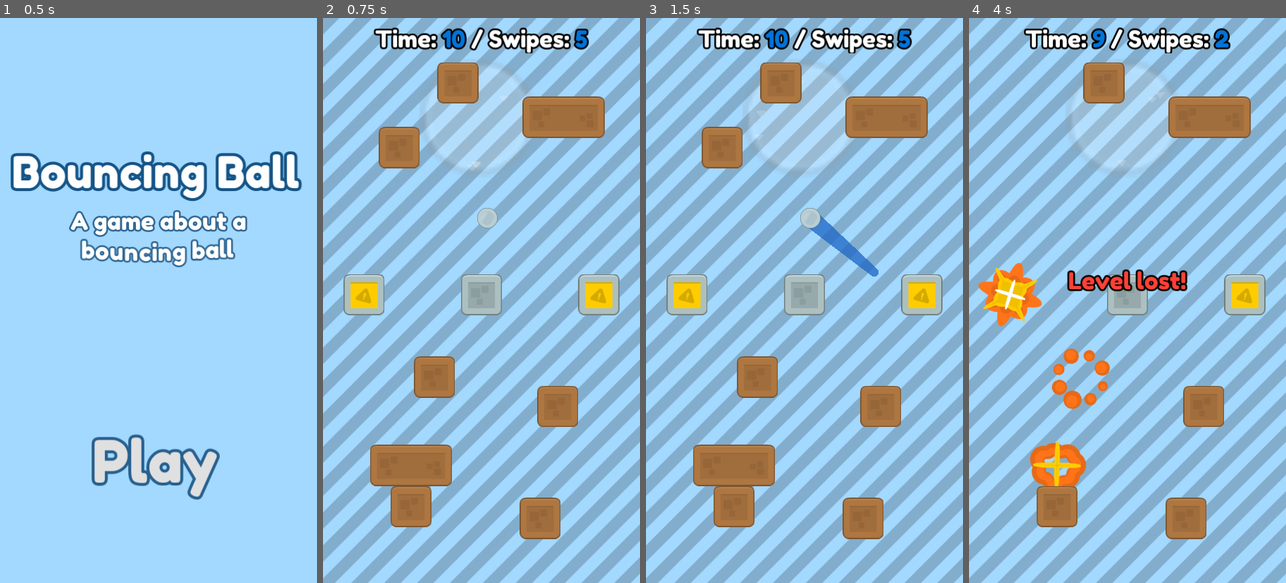
Above: before the commit, frames 1-4 (left to right).
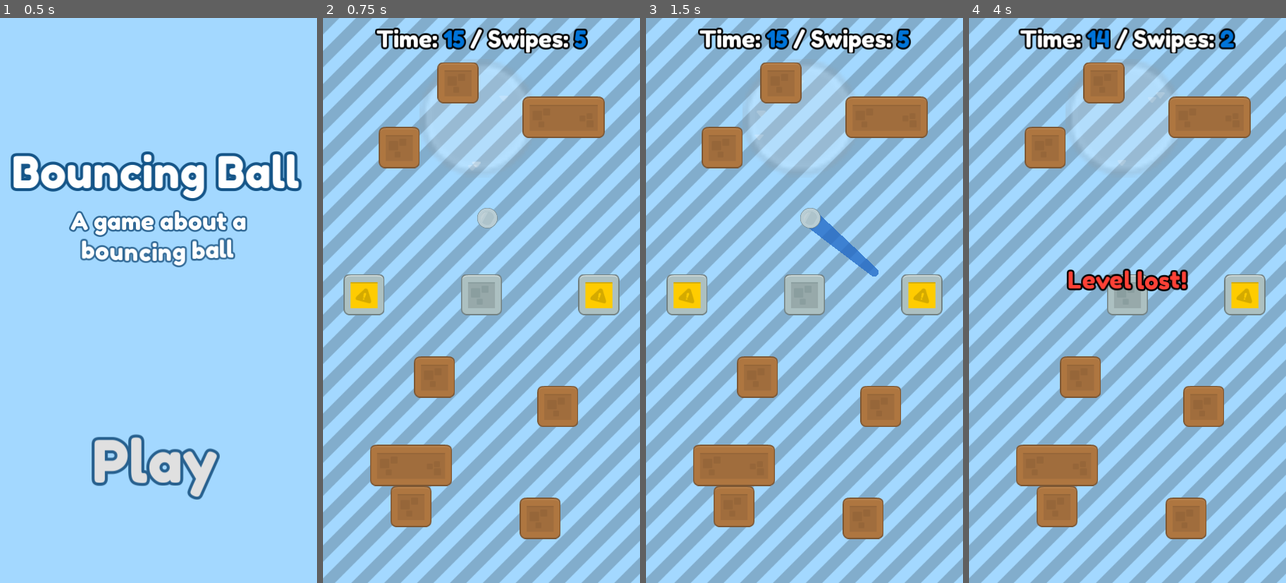
Above: after the commit, the same moments.

Repository: anissen/bouncing-ball
Game: Godot game, scene res://Menu.tscn
Two runs of this game, one before a commit and one after it. Both use one fixed random seed, a clock stepped at 60 frames per second and the inputs below.
Inputs (mouse positions are in pixels of both pictures, inside the frame that each line leads up to):
- Up to frame 1 (0.5 s): no input
- Up to frame 2 (0.75 s): click "Play" at 0.5 s
- Up to frame 3 (1.5 s): tap Enter at 1.25 s; move the mouse to (874, 272) at 1.27 s; press the mouse at (874, 272) at 1.28 s
- Up to frame 4 (4 s): tap R (restart) at 2 s; move the mouse to (1064, 328) at 2.02 s; release the mouse at (1064, 328) at 2.03 s; click (1064, 328) at 2.1 s; move the mouse to (1159, 176) at 2.77 s; press the mouse at (1159, 176) at 2.78 s; move the mouse to (1111, 413) at 3.52 s; release the mouse at (1111, 413) at 3.53 s; click (1111, 413) at 3.6 s

Frame 1 is identical in both runs. In frame 2, 1.1% of the frame differs, in the area x 16-84%, y 1-7%; in frame 3, 1.1%; in frame 4, 7.8%, in the area x 2-85%, y 1-83%.

Commit message:
Tweaks

Diff:
--- a/Main.gd
+++ b/Main.gd
@@ -8,6 +8,7 @@
 
 onready var explosion_scene := preload("res://Explosion.tscn")
 export (Array, PackedScene) var level_scenes
+var game_over := false
 
 func _ready() -> void:
 	load_level()
@@ -26,7 +27,7 @@
 func _input(event :InputEvent):
 	if !get_node_or_null("GameStuff/Ball"): return
 
-	if event.is_action_pressed("ui_touch") and swipes < 6:
+	if event.is_action_pressed("ui_touch") and swipes < 5:
 		is_swiping = true
 		$GameStuff/Line2D.visible = true
 		Engine.time_scale = 0.2
@@ -36,7 +37,7 @@
 		Engine.time_scale = 1
 		$GameStuff/Line2D.visible = false
 		var diff = event.position - $GameStuff/Ball.position
-		$GameStuff/Ball.apply_central_impulse(diff * 5)
+		$GameStuff/Ball.apply_central_impulse(diff * 3)
 		update_label()
 
 	if event.is_action_released("restart"):
@@ -52,7 +53,7 @@
 		$GameStuff/Line2D.set_point_position(1, $GameStuff/Ball.position)
 
 func update_label():
-	var time_left = 10 - elapsed_seconds;
+	var time_left = 15 - elapsed_seconds
 	if time_left < 0: time_left = 0
 	var time_color = "#0074D9" if time_left > 0 else "#FF4136"
 	var swipes_left = 5 - swipes
@@ -91,8 +92,10 @@
 	update_label()
 
 func game_over(won):
+	if game_over: return
+	game_over = true
 	Engine.time_scale = 1
-	$GameStuff/Ball.queue_free()
+	if get_node_or_null("GameStuff/Ball"): $GameStuff/Ball.queue_free()
 	if won: $GameStuff/LevelWonMessage.show()
 	else: $GameStuff/LevelLostMessage.show()
 
--- a/levels/Level1.tscn
+++ b/levels/Level1.tscn
@@ -1,6 +1,5 @@
-[gd_scene load_steps=10 format=2]
+[gd_scene load_steps=9 format=2]
 
-[ext_resource path="res://Block.gd" type="Script" id=1]
 [ext_resource path="res://art/blocks/wood/elementWood011.png" type="Texture" id=2]
 [ext_resource path="res://art/grey_circle.png" type="Texture" id=3]
 [ext_resource path="res://art/blocks/stone/elementStone011.png" type="Texture" id=4]
@@ -39,82 +38,49 @@
 scale = Vector2( 5.6, 5.6 )
 texture = ExtResource( 3 )
 
-[node name="Block" type="StaticBody2D" parent="." groups=[
-"Blocks",
-] instance=ExtResource( 8 )]
+[node name="Block" parent="." instance=ExtResource( 8 )]
 position = Vector2( 130, 220 )
-script = ExtResource( 1 )
 texture = ExtResource( 6 )
 
-[node name="Block8" type="StaticBody2D" parent="." groups=[
-"Blocks",
-] instance=ExtResource( 8 )]
+[node name="Block8" parent="." instance=ExtResource( 8 )]
 position = Vector2( 230, 110 )
-script = ExtResource( 1 )
 texture = ExtResource( 6 )
 
-[node name="Block9" type="StaticBody2D" parent="." groups=[
-"Blocks",
-] instance=ExtResource( 8 )]
+[node name="Block9" parent="." instance=ExtResource( 8 )]
 position = Vector2( 190, 610 )
-script = ExtResource( 1 )
 texture = ExtResource( 6 )
 
-[node name="Block2" type="StaticBody2D" parent="." groups=[
-"Blocks",
-] instance=ExtResource( 8 )]
+[node name="Block2" parent="." instance=ExtResource( 8 )]
 position = Vector2( 410, 168.682 )
-script = ExtResource( 1 )
 texture = ExtResource( 2 )
 
-[node name="Block3" type="StaticBody2D" parent="." groups=[
-"Blocks",
-] instance=ExtResource( 8 )]
+[node name="Block3" parent="." instance=ExtResource( 8 )]
 position = Vector2( 370, 850 )
-script = ExtResource( 1 )
 texture = ExtResource( 6 )
 
-[node name="Block7" type="StaticBody2D" parent="." groups=[
-"Blocks",
-] instance=ExtResource( 8 )]
+[node name="Block7" parent="." instance=ExtResource( 8 )]
 position = Vector2( 400, 660 )
-script = ExtResource( 1 )
 texture = ExtResource( 6 )
 
-[node name="Block4" type="StaticBody2D" parent="." groups=[
-"Blocks",
-] instance=ExtResource( 8 )]
+[node name="Block4" parent="." instance=ExtResource( 8 )]
 position = Vector2( 150, 760 )
-script = ExtResource( 1 )
 texture = ExtResource( 2 )
 
-[node name="Block5" type="StaticBody2D" parent="." groups=[
-"Blocks",
-] instance=ExtResource( 8 )]
+[node name="Block5" parent="." instance=ExtResource( 8 )]
 position = Vector2( 150, 830 )
-script = ExtResource( 1 )
 texture = ExtResource( 6 )
 
-[node name="Block6" type="StaticBody2D" parent="." groups=[
-"Blocks",
-] instance=ExtResource( 8 )]
+[node name="Block6" parent="." instance=ExtResource( 8 )]
 position = Vector2( 270, 470 )
-script = ExtResource( 1 )
 texture = ExtResource( 4 )
 destructable = false
 
-[node name="ExplosiveBlock" type="StaticBody2D" parent="." groups=[
-"Blocks",
-] instance=ExtResource( 8 )]
+[node name="ExplosiveBlock" parent="." instance=ExtResource( 8 )]
 position = Vector2( 470, 470 )
-script = ExtResource( 1 )
 texture = ExtResource( 5 )
 type = 1
 
-[node name="ExplosiveBlock2" type="StaticBody2D" parent="." groups=[
-"Blocks",
-] instance=ExtResource( 8 )]
+[node name="ExplosiveBlock2" parent="." instance=ExtResource( 8 )]
 position = Vector2( 70, 470 )
-script = ExtResource( 1 )
 texture = ExtResource( 5 )
 type = 1
--- a/levels/Level2.tscn
+++ b/levels/Level2.tscn
@@ -1,6 +1,5 @@
-[gd_scene load_steps=10 format=2]
+[gd_scene load_steps=9 format=2]
 
-[ext_resource path="res://Block.gd" type="Script" id=1]
 [ext_resource path="res://art/blocks/wood/elementWood011.png" type="Texture" id=2]
 [ext_resource path="res://art/grey_circle.png" type="Texture" id=3]
 [ext_resource path="res://art/blocks/stone/elementStone011.png" type="Texture" id=4]
@@ -41,83 +40,50 @@
 scale = Vector2( 5.6, 5.6 )
 texture = ExtResource( 3 )
 
-[node name="Block" type="StaticBody2D" parent="." groups=[
-"Blocks",
-] instance=ExtResource( 8 )]
+[node name="Block" parent="." instance=ExtResource( 8 )]
 position = Vector2( 290, 110 )
-script = ExtResource( 1 )
 texture = ExtResource( 6 )
 
-[node name="Block8" type="StaticBody2D" parent="." groups=[
-"Blocks",
-] instance=ExtResource( 8 )]
+[node name="Block8" parent="." instance=ExtResource( 8 )]
 position = Vector2( 430, 230 )
-script = ExtResource( 1 )
 texture = ExtResource( 6 )
 
-[node name="Block9" type="StaticBody2D" parent="." groups=[
-"Blocks",
-] instance=ExtResource( 8 )]
+[node name="Block9" parent="." instance=ExtResource( 8 )]
 position = Vector2( 120, 730 )
-script = ExtResource( 1 )
 texture = ExtResource( 6 )
 
-[node name="Block2" type="StaticBody2D" parent="." groups=[
-"Blocks",
-] instance=ExtResource( 8 )]
+[node name="Block2" parent="." instance=ExtResource( 8 )]
 position = Vector2( 115, 470 )
-script = ExtResource( 1 )
 texture = ExtResource( 2 )
 
-[node name="Block3" type="StaticBody2D" parent="." groups=[
-"Blocks",
-] instance=ExtResource( 8 )]
+[node name="Block3" parent="." instance=ExtResource( 8 )]
 position = Vector2( 240, 860 )
-script = ExtResource( 1 )
 texture = ExtResource( 6 )
 
-[node name="Block7" type="StaticBody2D" parent="." groups=[
-"Blocks",
-] instance=ExtResource( 8 )]
+[node name="Block7" parent="." instance=ExtResource( 8 )]
 position = Vector2( 420, 410 )
-script = ExtResource( 1 )
 texture = ExtResource( 6 )
 
-[node name="Block4" type="StaticBody2D" parent="." groups=[
-"Blocks",
-] instance=ExtResource( 8 )]
+[node name="Block4" parent="." instance=ExtResource( 8 )]
 position = Vector2( 420, 480 )
-script = ExtResource( 1 )
 texture = ExtResource( 2 )
 
-[node name="Block5" type="StaticBody2D" parent="." groups=[
-"Blocks",
-] instance=ExtResource( 8 )]
+[node name="Block5" parent="." instance=ExtResource( 8 )]
 position = Vector2( 420, 550 )
-script = ExtResource( 1 )
 texture = ExtResource( 6 )
 
-[node name="Block6" type="StaticBody2D" parent="." groups=[
-"Blocks",
-] instance=ExtResource( 8 )]
+[node name="Block6" parent="." instance=ExtResource( 8 )]
 position = Vector2( 260, 470 )
 rotation = 0.785398
-script = ExtResource( 1 )
 texture = ExtResource( 4 )
 destructable = false
 
-[node name="ExplosiveBlock" type="StaticBody2D" parent="." groups=[
-"Blocks",
-] instance=ExtResource( 8 )]
+[node name="ExplosiveBlock" parent="." instance=ExtResource( 8 )]
 position = Vector2( 120, 860 )
-script = ExtResource( 1 )
 texture = ExtResource( 5 )
 type = 1
 
-[node name="ExplosiveBlock2" type="StaticBody2D" parent="." groups=[
-"Blocks",
-] instance=ExtResource( 8 )]
+[node name="ExplosiveBlock2" parent="." instance=ExtResource( 8 )]
 position = Vector2( 430, 110 )
-script = ExtResource( 1 )
 texture = ExtResource( 5 )
 type = 1
--- a/project.godot
+++ b/project.godot
@@ -49,7 +49,7 @@
 }
 ui_touch={
 "deadzone": 0.5,
-"events": [ Object(InputEventMouseButton,"resource_local_to_scene":false,"resource_name":"","device":0,"alt":false,"shift":false,"control":fal …(189 unchanged characters)…
+"events": [ Object(InputEventMouseButton,"resource_local_to_scene":false,"resource_name":"","device":-1,"alt":false,"shift":false,"control":fal …(189 unchanged characters)…
  ]
 }
 
Not shown: 8 places in Main.tscn that only renumber resources
Not shown: 3 places in Menu.tscn that only renumber resources
